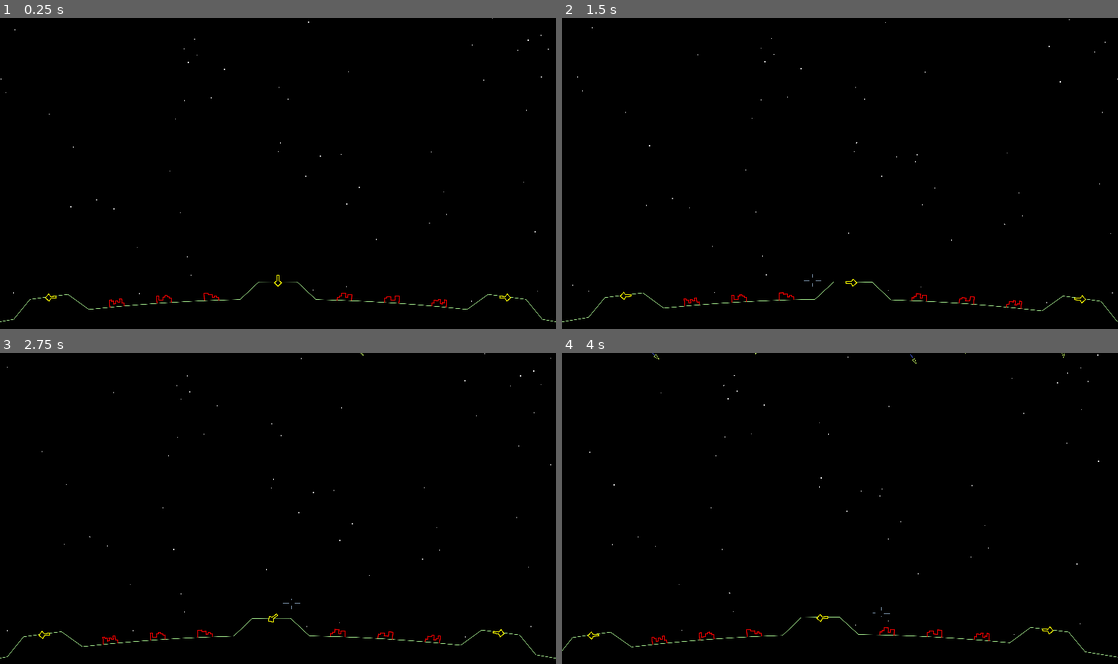
Above: before the commit, frames 1-4 (two rows, left to right).
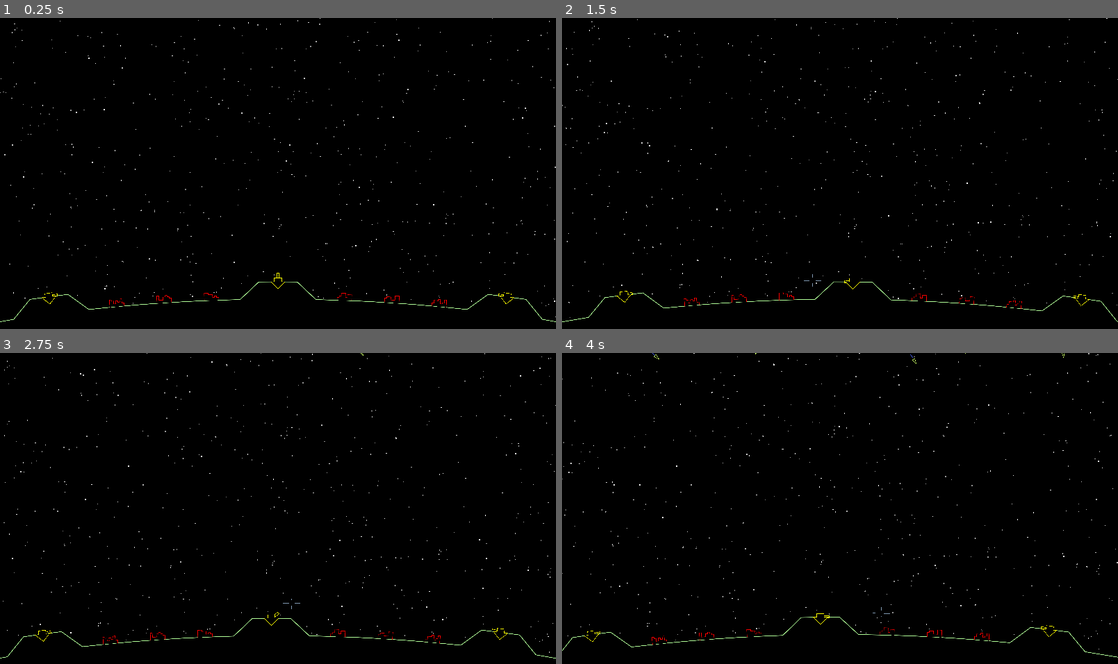
Above: after the commit, the same moments.

Repository: tartley/missile-commander
Game: Godot game, scene res://main.tscn
The game is run twice, just before and just after one commit, with the same random seed, the same clock (stepped at 60 frames per second) and the same inputs.
Inputs (mouse positions are in pixels of both pictures, inside the frame that each line leads up to):
- Up to frame 1 (0.25 s): no input
- Up to frame 2 (1.5 s): tap Enter at 0.5 s; move the mouse to (867, 173) at 0.52 s; tap Space at 1.25 s; move the mouse to (812, 176) at 1.27 s
- Up to frame 3 (2.75 s): tap Enter at 2 s; move the mouse to (289, 502) at 2.02 s
- Up to frame 4 (4 s): tap Space at 2.75 s; move the mouse to (834, 514) at 2.77 s; move the mouse to (878, 511) at 3.52 s

The runs differ from the first frame. In frame 1, 0.5% of the frame differs, in the area x 0-100%, y 0-98%; in frame 2, 0.5%; in frame 3, 0.5%, in the area x 0-100%, y 0-99%; in frame 4, 0.5%.

Commit message:
Bases have turrets that follow the mouse

Diff:
--- a/base.gd
+++ b/base.gd
@@ -1,46 +1,19 @@
 extends Node2D
 
-const SIZE := 50.0
-const original_verts:Array[Vector2] = [
-    Vector2(0, -SIZE/2), # bottom
-    Vector2(-SIZE/2, 0), # left
-    Vector2(-SIZE/8, SIZE/4), # barrel base left
-    Vector2(-SIZE/8, SIZE), # barrel tip left
-    Vector2(SIZE/8, SIZE), # barrrel tip right
-    Vector2(SIZE/8, SIZE/4), # barrel base right
-    Vector2(+SIZE/2, 0), # right
-    Vector2(0, -SIZE/2), # bottom
-]
-
-var verts:Array[Vector2]
-var color:Color
 var destroyed: bool:
     set(value):
-        if not value:
-            self.verts = original_verts.duplicate()
-            self.color = Color.YELLOW
-        else:
-            for _i in randi_range(0, 3):
-                var index = randi_range(1, len(self.verts) - 2)
-                self.verts.remove_at(index)
-            self.color = Color(.3, .3, .3)
+        $Foundation.destroyed = value
+        $Turret.destroyed = value
         destroyed = value
-        self.queue_redraw()
 
-# We use a reference to the mouse to swivel our turrets towards it
+# We use a reference to the mouse to swivel our turret towards it
 var mouse:Node2D
 
 func _ready():
     self.destroyed = false
-    self.position += Vector2(0, -SIZE/9)
-
-func _draw():
-    draw_polygon(self.verts, [Color.BLACK])
-    draw_polyline(self.verts, self.color, 4.0, true)
 
 func _process(_delta:float):
     if not self.destroyed:
         var global = to_global(Vector2.ZERO)
-        global.y *= -1
-        var relative = mouse.position - global
-        self.rotation = relative.angle() - PI / 2
+        var relative = mouse.position - Vector2(global.x, -global.y)
+        $Turret.rotation = relative.angle() - PI / 2
--- a/base.tscn
+++ b/base.tscn
@@ -1,7 +1,14 @@
-[gd_scene load_steps=2 format=3 uid="uid://dh411srqe5v"]
+[gd_scene load_steps=4 format=3 uid="uid://dh411srqe5v"]
 
 [ext_resource type="Script" path="res://base.gd" id="1_ef88x"]
+[ext_resource type="Script" path="res://foundation.gd" id="2_gbqho"]
+[ext_resource type="Script" path="res://turret.gd" id="3_sopho"]
 
 [node name="Base" type="Node2D"]
-z_index = 1
 script = ExtResource("1_ef88x")
+
+[node name="Turret" type="Node2D" parent="."]
+script = ExtResource("3_sopho")
+
+[node name="Foundation" type="Node2D" parent="."]
+script = ExtResource("2_gbqho")
--- a/city.gd
+++ b/city.gd
@@ -1,7 +1,7 @@
 extends Node2D
 
 const COLUMNS := 7
-const SIZE := 100.0
+const SIZE := 100
 
 var verts:Array[Vector2]
 var color:Color
@@ -24,8 +24,8 @@
     heights.shuffle()
     retval.append(Vector2(-SIZE/2.0, 0))
     for column in range(COLUMNS):
-        retval.append(Vector2(-SIZE/2.0 + column * SIZE/COLUMNS, heights[column]))
-        retval.append(Vector2(-SIZE/2.0 + (column + 1) * SIZE/COLUMNS, heights[column]))
+        retval.append(Vector2(-SIZE/2.0 + column * SIZE/COLUMNS, heights[column] * SIZE/100))
+        retval.append(Vector2(-SIZE/2.0 + (column + 1) * SIZE/COLUMNS, heights[column] * SIZE/100))
     retval.append(Vector2(+SIZE/2.0, 0))
     return retval
 
@@ -43,4 +43,5 @@
     self.destroyed = false
 
 func _draw():
-    draw_polyline(self.verts, self.color, 4.0, true)
+    draw_polygon(self.verts, [Color.BLACK])
+    draw_polyline(self.verts, self.color, 2.0, true)
--- /dev/null
+++ b/foundation.gd
@@ -0,0 +1,32 @@
+extends Node2D
+
+const SIZE := 100.0
+const original_verts:Array[Vector2] = [
+    Vector2(0, -SIZE/2), # bottom
+    Vector2(-SIZE/2, 0), # left
+    Vector2(-SIZE/4, 0), # support left base
+    Vector2(-SIZE/4, SIZE/4), # support left top
+    Vector2(+SIZE/4, SIZE/4), # suppport right top
+    Vector2(+SIZE/4, 0), # support right base
+    Vector2(+SIZE/2, 0), # right
+    Vector2(0, -SIZE/2), # bottom
+]
+
+var verts:Array[Vector2]
+var color:Color
+var destroyed: bool:
+    set(value):
+        if not value:
+            self.verts = original_verts.duplicate()
+            self.color = Color.YELLOW
+        else:
+            self.color = Color.DIM_GRAY
+        destroyed = value
+        self.queue_redraw()
+
+# We use a reference to the mouse to swivel our turrets towards it
+var mouse:Node2D
+
+func _draw():
+    draw_polygon(self.verts, [Color.BLACK])
+    draw_polyline(self.verts, self.color, 3.0)
--- a/ground.gd
+++ b/ground.gd
@@ -110,7 +110,7 @@
 
 func _draw() -> void:
     draw_polygon(verts, [Color.BLACK])
-    draw_polyline(verts, Color(.7, 1, .6), 2.0, true)
+    draw_polyline(verts, Color(.7, 1, .6), 3.0, true)
 
 func on_missile_strike(strike_position:Vector2):
     for feature in self.cities + self.bases:
--- a/sky.gd
+++ b/sky.gd
@@ -7,7 +7,7 @@
     var y: float
     var size:float
     var bright: float
-    for i in range(100):
+    for i in range(1000):
         x = randf_range(-2800.0, 2800.0)
         y = randf_range(
             %Ground.RADIUS - get_viewport_rect().size.y * 0.14,
--- a/turret.gd
+++ b/turret.gd
@@ -1,12 +1,21 @@
 extends Node2D
 
-const SIZE := 40.0
+const SIZE := 60.0
 const verts:Array[Vector2] = [
     Vector2(+SIZE/8, -SIZE/8),
     Vector2(+SIZE/8, SIZE),
     Vector2(-SIZE/8, SIZE),
     Vector2(-SIZE/8, -SIZE/8),
 ]
+var color:Color
+
+var destroyed:bool:
+    set(value):
+        if value:
+            self.color = Color(.3, .3, .3)
+        else:
+            self.color = Color.YELLOW
+        self.queue_redraw()
 
 func _draw():
-    draw_polyline(self.verts, Color.YELLOW)
+    draw_polyline(self.verts, self.color, 3.0)
Not shown, changed: README.md
